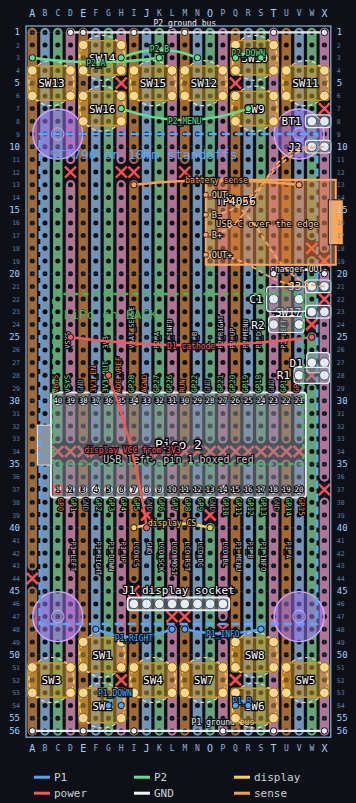
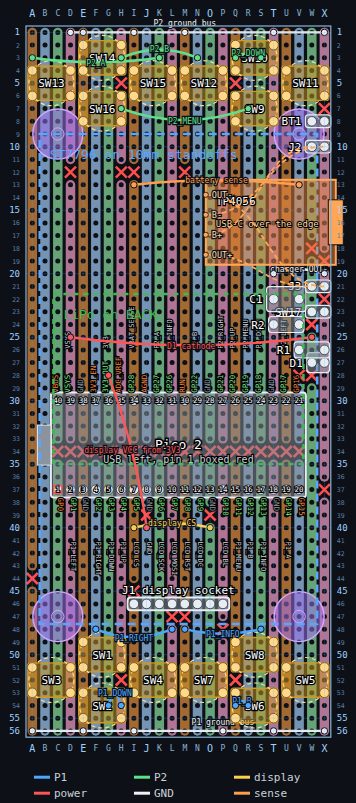
Layer changes from the first 356x803 image to the second:
painted on "sense divider R1 R2 C1" over [276, 341, 331, 384]
painted on "cuts" over [292, 369, 306, 382]
painted on "copper strips" over [294, 363, 304, 386]
